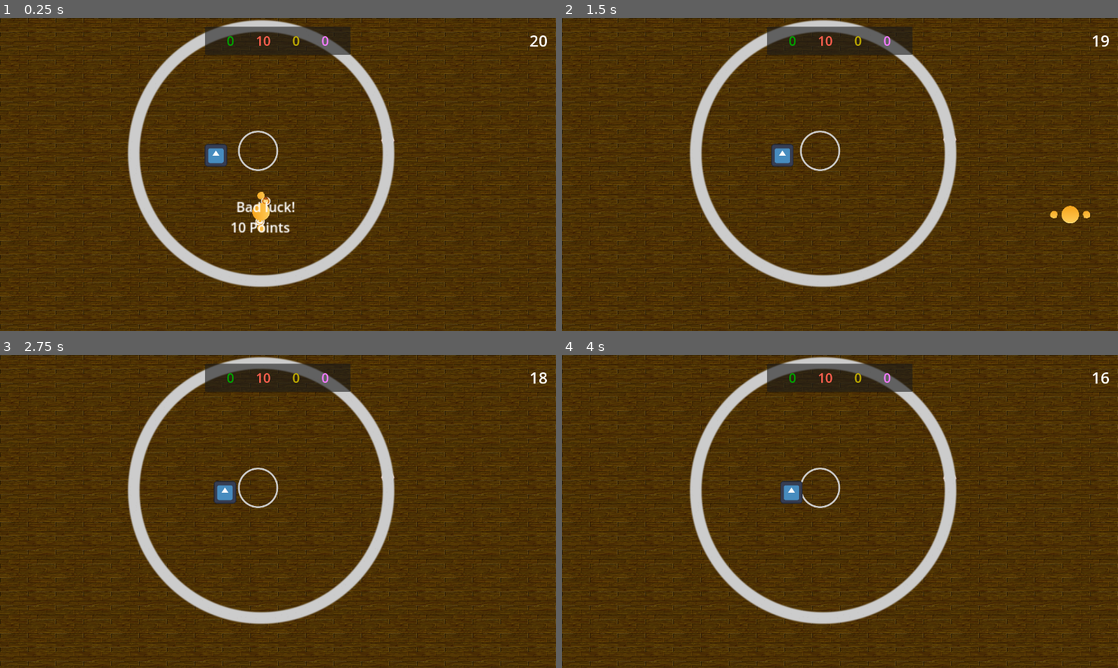
Above: before the commit, frames 1-4 (two rows, left to right).
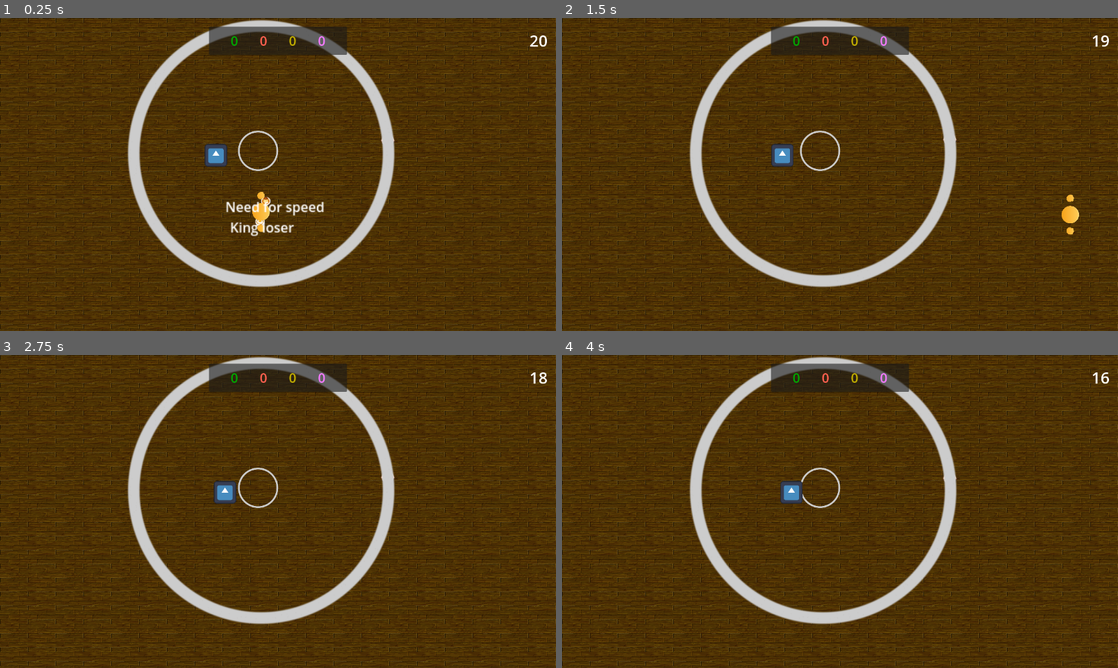
Above: after the commit, the same moments.

Repository: louiidev/ggj24_sumo
Game: Godot game, scene res://Scenes/main.tscn
Same seed, same stepped clock (60 frames per second), same inputs: the game is played once before the commit and once after it. The engine's default icon, where the game draws it, is replaced by a stand-in: a white triangle on a blue panel in a dark square.
Inputs:
- Up to frame 1 (0.25 s): no input
- Up to frame 2 (1.5 s): hold D (right) 0.53-1.28 s; tap Space (tackle) at 0.6 s; hold S (down) from 1.28 s (still down); tap Down (look_down) at 1.35 s
- Up to frame 3 (2.75 s): tap Space (tackle) at 1.55, 2.3 s; release S (down) at 2.03 s; hold D (right) from 2.03 s (still down); tap Left (look_left) at 2.1 s
- Up to frame 4 (4 s): release D (right) at 2.78 s; hold W (up) 2.78-3.53 s; tap Right (look_right) at 2.85 s; tap Space (tackle) at 3.05, 3.8 s; hold A (left) from 3.53 s (still down); tap Up (look_up) at 3.6 s

The runs differ from the first frame. In frame 1, 0.9% of the frame differs, in the area x 36-63%, y 2-70%; in frame 2, 0.4%; in frame 3, 0.3%; in frame 4, 0.3%.

Commit message:
adding additional powerups

Diff:
--- a/Scenes/Player.gd
+++ b/Scenes/Player.gd
@@ -7,11 +7,13 @@
 var playerMoveDirection = Vector2.ZERO
 var playerLookDirection = Vector2.ZERO
 var lookDirection = 0.0
+var speedBoostSeconds = 0
 
 # Called when the node enters the scene tree for the first time.
 func _ready():
 	gravity_scale = 0.0
 	lock_rotation = true
+	GameGlobals.updateScore.connect(scoreUpdate)
 
 func _physics_process(delta):
 	playerMoveDirection = Input.get_vector("left", "right", "up", "down").normalized()
@@ -22,10 +24,38 @@
 		"look_down"
 	).normalized()
 
-	look_at(position + playerLookDirection)
+	$Node2D.look_at(position + playerLookDirection)
 
 func _integrate_forces(state):
 	state.apply_force(playerMoveDirection * moveSpeed)
 
 	if Input.is_action_just_pressed("tackle"):
 		state.apply_impulse(Vector2.from_angle(rotation) * tackleSpeed)
+
+func handlePowerup(powerupType):
+	match powerupType:
+		3: #SPEED_PLAYER
+			speedBoostSeconds = 3
+
+func scoreUpdate(playerNumIn, scoreIn):
+	if(playerNum == playerNumIn):
+		var scoreStr = str(scoreIn)
+		if(scoreIn > 0):
+			scoreStr = '+'+scoreStr
+			$ScoreChange.set("theme_override_colors/font_color",Color(0.5,1,0.5))
+		else:
+			scoreStr = scoreStr
+			$ScoreChange.set("theme_override_colors/font_color",Color(1,0.5,0.5))
+		$ScoreChange.text = scoreStr
+		$ScoreChange.visible = true
+		var tween = get_tree().create_tween()
+		tween.set_parallel(true)
+		tween.tween_property($ScoreChange,"scale",Vector2(5,5),1)
+		tween.tween_property($ScoreChange,"position",Vector2(-$ScoreChange.size.x*2.5,-200),1)
+		tween.tween_property($ScoreChange,"visible",false,1)
+		tween.connect('finished', scoreLabelReset)
+		tween.play()
+
+func scoreLabelReset():
+	$ScoreChange.scale = Vector2(1,1)
+	$ScoreChange.position = Vector2(0,-54)
--- a/Scenes/Player.tscn
+++ b/Scenes/Player.tscn
@@ -10,9 +10,6 @@
 mass = 2.0
 linear_damp = 1.3
 script = ExtResource("1_ut18v")
-playerNum = null
-moveSpeed = null
-tackleSpeed = null
 
 [node name="CollisionShape2D" type="CollisionShape2D" parent="."]
 scale = Vector2(5, 5)
@@ -33,3 +30,12 @@
 position = Vector2(-150, 0)
 texture = ExtResource("2_sokx8")
 flip_h = true
+
+[node name="ScoreChange" type="Label" parent="."]
+visible = false
+offset_left = -1.0
+offset_top = -54.0
+offset_right = 39.0
+offset_bottom = -31.0
+theme_override_colors/font_color = Color(0, 0.713726, 0, 1)
+text = "+5"
--- a/Scenes/Powerup.gd
+++ b/Scenes/Powerup.gd
@@ -51,7 +51,7 @@
 "98_sushi_dish.png",
 "51_giantgummybear_dish.png"]
 
-enum powerupType {SCORE,DUD}
+enum powerupType {SCORE,DUD,REVERSE_SCORE,SPEED_PLAYER}
 
 var type:powerupType = powerupType.DUD
 
@@ -72,10 +72,17 @@
 	match type:
 		powerupType.SCORE:
 			GameGlobals.playerScores[objIn.playerNum] += 10
-			GameGlobals.updateScore.emit(objIn.playerNum)
+			GameGlobals.updateScore.emit(objIn.playerNum, 10)
 			$Label.text = '10 Points'
 		powerupType.DUD:
 			$Label.text = 'Bad luck!'
+		powerupType.REVERSE_SCORE:
+			$Label.text = 'King loser'
+			GameGlobals.powerupTrigger.emit(powerupType.REVERSE_SCORE)
+		powerupType.SPEED_PLAYER:
+			$Label.text = 'Need for speed'
+			objIn.handlePowerup(powerupType.SPEED_PLAYER)
+
 	$Label.visible = true
 	var tween = get_tree().create_tween()
 	tween.set_parallel(true)
--- a/Scenes/king_of_the_hill.gd
+++ b/Scenes/king_of_the_hill.gd
@@ -4,6 +4,15 @@
 
 var bodiesIn:Array
 var bodiesScoring:Array
+var reverseScoreTimes:float = 0
+
+func _ready():
+	GameGlobals.powerupTrigger.connect(handlePowerup)
+
+func handlePowerup(powerupType):
+	match powerupType:
+		2: #reverse score
+			reverseScoreTimes = 3
 
 func sumoEntered(bodyIn):
 	if(bodiesIn.find(bodyIn) == -1):
@@ -19,7 +28,12 @@
 		bodiesScoring.remove_at(fIdx)
 
 func scoreNow():
+	var score = scoreToAdd
+	if(reverseScoreTimes > 0):
+		score = scoreToAdd * -2
+		reverseScoreTimes -= 1
+
 	for body in bodiesScoring:
-		GameGlobals.playerScores[body.playerNum] += scoreToAdd
-		GameGlobals.updateScore.emit(body.playerNum)
+		GameGlobals.playerScores[body.playerNum] += score
+		GameGlobals.updateScore.emit(body.playerNum, score)
 	bodiesScoring = bodiesIn
--- a/Scenes/main.tscn
+++ b/Scenes/main.tscn
@@ -38,14 +38,11 @@
 
 [node name="TestPlayer" parent="." instance=ExtResource("3_o8udx")]
 position = Vector2(495, 316)
-up_direction = Vector2(0.707107, 0.707107)
-playerNum = 1
+playerNum = 2
 
 [node name="Player" parent="." instance=ExtResource("6_nwdld")]
 position = Vector2(601, 446)
 playerNum = 1
-moveSpeed = 900.0
-tackleSpeed = 1800.0
 
 [node name="SecondPassed" type="Timer" parent="."]
 autostart = true
--- a/Scenes/player_scores.gd
+++ b/Scenes/player_scores.gd
@@ -9,8 +9,7 @@
 	GameGlobals.updateCountdown.connect(updateCountdown)
 	$MarginContainer/HBoxContainer/TimeRemaining.text = str(GameGlobals.countDown)
 
-
-func updateScore(playerNum):
+func updateScore(playerNum, _changeIn):
 	scoreLabels[playerNum].text = str(GameGlobals.playerScores[playerNum])
 
 func updateCountdown():
--- a/game_globals.gd
+++ b/game_globals.gd
@@ -1,7 +1,8 @@
 extends Node
 
-signal updateScore(playerNum)
+signal updateScore(playerNum,change)
 signal updateCountdown
+signal powerupTrigger(powerupType)
 
 var playerScores = [0,0,0,0]
 var playerColors: Array[String] = ['#00a700', '#ff604f', '#c0ac00', '#f67aff']
